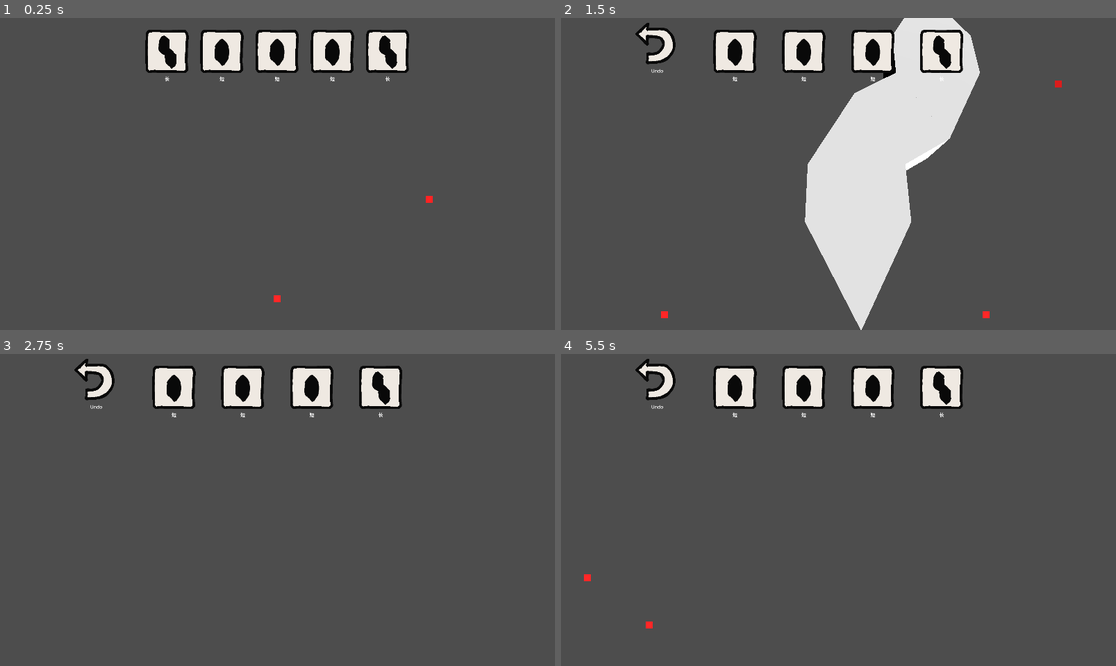
Above: before the commit, frames 1-4 (two rows, left to right).
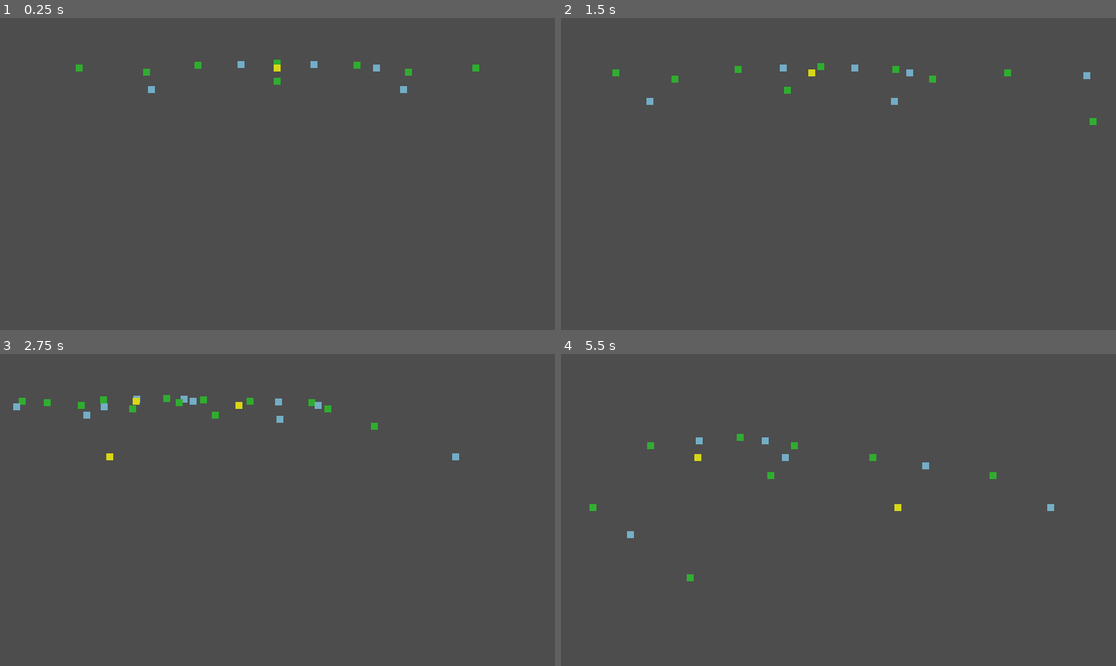
Above: after the commit, the same moments.

Repository: justfordoener/schmuck-of-schmiles
Game: Godot game, scene res://scenes/module_sandbox.tscn
The game is run twice, just before and just after one commit, with the same random seed, the same clock (stepped at 60 frames per second) and the same inputs.
Inputs (mouse positions are in pixels of both pictures, inside the frame that each line leads up to):
- Up to frame 1 (0.25 s): no input
- Up to frame 2 (1.5 s): click (727, 52) at 0.52 s; tap Enter at 1.25 s; move the mouse to (960, 158) at 1.27 s; hold D (move_right) from 1.28 s (still down); click (960, 158) at 1.35 s
- Up to frame 3 (2.75 s): move the mouse to (166, 525) at 2.02 s; release D (move_right) at 2.03 s; hold S (move_back) from 2.03 s (still down); tap Z (mouse_wheel_down) at 2.1 s
- Up to frame 4 (5.5 s): move the mouse to (894, 441) at 2.77 s; release S (move_back) at 2.78 s; hold D (move_right) 2.78-3.53 s; tap one key every 0.75 s from 2.85 s: X (mouse_wheel_up) Mouse wheel up (move_down) Mouse wheel down (move_up) Middle mouse button (rotate); move the mouse to (810, 572) at 3.52 s; hold W (move_forward) 3.53-4.28 s; move the mouse to (1005, 556) at 4.27 s; hold A (move_left) from 4.28 s (still down); move the mouse to (672, 463) at 5.02 s

The runs differ from the first frame. In frame 1, 5.6% of the frame differs, in the area x 13-87%, y 3-92%; in frame 2, 19%, in the area x 9-97%, y 0-100%; in frame 3, 5.2%; in frame 4, 5.2%.

Commit message:
#154 Fixed grid datastructure
works now using Vector3 instead of Vector3i as index for grid dict

Diff:
--- a/scenes/camera.tscn
+++ b/scenes/camera.tscn
@@ -3,7 +3,6 @@
 [ext_resource type="Script" uid="uid://bg6hpcnpykqce" path="res://scripts/player_controller/camera.gd" id="1_cvpoc"]
 
 [node name="Camera" type="Node3D"]
-transform = Transform3D(1, 0, 0, 0, 1, 0, 0, 0, 1, 0, 0.2698053, 0.45223695)
 script = ExtResource("1_cvpoc")
 
 [node name="Camera3D" type="Camera3D" parent="."]
--- a/scenes/module_sandbox.tscn
+++ b/scenes/module_sandbox.tscn
@@ -13,7 +13,7 @@
 transform = Transform3D(1, 0, 0, 0, 0.6655952, 0.746313, 0, -0.746313, 0.6655952, 2.35254, 6.9790125, 5.7587614)
 
 [node name="CameraController" parent="." instance=ExtResource("3_wgu8i")]
-transform = Transform3D(1, 0, 0, 0, 0.73829055, 0.6744828, 0, -0.6744828, 0.73829055, 0, 1.4584587, -0.023988605)
+visible = false
 
 [node name="GridManager" parent="." instance=ExtResource("4_jed05")]
 camera_path = NodePath("../CameraController")
@@ -21,4 +21,5 @@
 [node name="PlacementManager" parent="." instance=ExtResource("6_wgu8i")]
 
 [node name="UIManager" parent="." instance=ExtResource("5_c2dvl")]
+visible = false
 tile_card_directory = "res://scenes/user_interface/tile cards"
--- a/scripts/globals/grid.gd
+++ b/scripts/globals/grid.gd
@@ -3,7 +3,7 @@
 # - cube coordinates for grid calculations
 # for reference use: https://www.redblobgames.com/grids/cube_coords/#basics
 
-var grid : Dictionary[Vector3i, Cell]
+var grid : Dictionary[Vector3, Cell]
 
 var corn_mesh : ArrayMesh
 var face_mesh : ArrayMesh
@@ -12,21 +12,20 @@
 func _ready() -> void:
 	grid = {}
 	_initialize_grid_layers()
-	_initialize_layer_mesh(corn_mesh, "CornCell")
-	_initialize_layer_mesh(face_mesh, "FaceCell")
-	_initialize_layer_mesh(edge_mesh, "EdgeCell")
+	_initialize_layer_mesh(corn_mesh, "CornCell", Color.YELLOW)
+	_initialize_layer_mesh(face_mesh, "FaceCell", Color.SKY_BLUE)
+	_initialize_layer_mesh(edge_mesh, "EdgeCell", Color.LIME_GREEN)
 
-
-func _initialize_layer_mesh(mesh : ArrayMesh, class_name_string : String) -> void:
+func _initialize_layer_mesh(mesh : ArrayMesh, class_name_string : String, color : Color) -> void:
 	var mesh_array = []
 	mesh_array.resize(Mesh.ARRAY_MAX)
 	var mesh_verts = PackedVector3Array()
 	var mesh_indices = PackedInt32Array()
 	var vert_counter = 0
 	print("grid: ", grid.keys())
-	for pos : Vector3i in grid.keys():
+	for pos : Vector3 in grid.keys():
 		if grid[pos].type == class_name_string:
-			var position_axial : Vector3i = grid[pos].axial_position
+			var position_axial : Vector3 = grid[pos].axial_position
 			var position_cartesian = axial_to_cartesian(position_axial)
 			mesh_verts.append(position_cartesian)
 			mesh_indices.append(vert_counter)
@@ -39,24 +38,24 @@
 	mesh_instance.mesh = mesh
 	var mat = StandardMaterial3D.new()
 	mat.use_point_size = true
-	mat.point_size = 10.0 # Make them 10 pixels wide
-	mat.albedo_color = Color.RED # Make them bright red
+	mat.point_size = 10.0
+	mat.albedo_color = color
 	mesh_instance.material_override = mat
 	add_child(mesh_instance)
 
-func _add_edges_and_faces(pos_axial_i : Vector3i) -> void:
-	var arr = axial_ring(pos_axial_i, 1)
-	var index = 0
-	for cell_pos in arr:
-		index += 1
-		if grid.has(cell_pos):
-			continue
-		var grid_index_edge : Vector3i = (cell_pos + pos_axial_i) / 2
-		var edge_cell : EdgeCell = EdgeCell.new(grid_index_edge)
-		grid[grid_index_edge] = edge_cell
-		var grid_index_face : Vector3 = cell_pos + pos_axial_i + arr[index % arr.size()] / 3
-		var face_cell : FaceCell = FaceCell.new(grid_index_face)
-		grid[Vector3i(grid_index_face.round())] = face_cell
+func _add_edges_and_faces(center : Vector3) -> void:
+	var neighbors = axial_ring(center, 1, 2)
+	for i in range(6):
+		var n1 = neighbors[i]
+		var n2 = neighbors[(i + 1) % 6]
+		var grid_index_edge : Vector3 = (center + n1) / 2
+		if not grid.has(grid_index_edge):
+			var edge_cell : EdgeCell = EdgeCell.new(grid_index_edge)
+			grid[grid_index_edge] = edge_cell
+		var grid_index_face : Vector3 = (center + n1 + n2) / 3
+		if not grid.has(grid_index_face):
+			var face_cell : FaceCell = FaceCell.new(grid_index_face)
+			grid[grid_index_face] = face_cell
 
 func _initialize_grid_layers() -> void:
 	corn_mesh = ArrayMesh.new()
@@ -81,20 +80,21 @@
 	add_child(mesh_instance)
 	return mesh_instance
 
-func cartesian_to_axial(cartesian_position : Vector3) -> Vector3i:
-
+func cartesian_to_axial(cartesian_position : Vector3) -> Vector3:
 	var axial_position : Vector3 = Vector3.ZERO
 	axial_position.x = cartesian_position.z * 2./3
 	axial_position.y = cartesian_position.y
 	axial_position.z = cartesian_position.x * sqrt(3)/3 + cartesian_position.z * -1./3
 	return axial_round(axial_position / Layout.CELL_SIZE)
 
-func axial_round(axial_coordinate : Vector3) -> Vector3i:
-	var xgrid : int = round(axial_coordinate.x)
-	var zgrid : int = round(axial_coordinate.z)
-	return Vector3i(int(xgrid), axial_coordinate.y, int(zgrid))
+func axial_round(axial_coordinate : Vector3) -> Vector3:
+	var xgrid : int = roundi(axial_coordinate.x)
+	var zgrid : int = roundi(axial_coordinate.z)
+	var return_vector = Vector3(xgrid, roundi(axial_coordinate.y), zgrid)
+	print("rounding: axial ", axial_coordinate, " rounded: ", return_vector)
+	return return_vector
 
-func axial_to_cartesian(axial_position : Vector3i) -> Vector3:
+func axial_to_cartesian(axial_position : Vector3) -> Vector3:
 	var cartesian_position : Vector3 = Vector3.ZERO
 	cartesian_position.x = axial_position.z * 3. / 2
 	cartesian_position.y = axial_position.y
@@ -119,20 +119,21 @@
 	material.albedo_color = color
 	mesh.material_override = material
 
-func axial_ring(center : Vector3i, radius : int) -> Array[Vector3i]:
-	var results : Array[Vector3i] = [center]
-	var point : Vector3i = center + Layout.AXIAL_DIRECTION[0] * radius * Layout.CELL_SIZE
-	for direction in range(5): # -2 because we don't want up and down here
-		for i in range(0, radius):
+func axial_ring(center : Vector3, radius : int, step : int) -> Array[Vector3]:
+	var cell_size = Layout.CELL_SIZE
+	var results : Array[Vector3] = []
+	var point : Vector3 = center + Layout.AXIAL_DIRECTION[0] * radius * cell_size * step
+	for direction in range(6): # -2 because we don't want up and down here
+		for i in range(0, step * radius, step):
 			results.append(point)
-			point = point - Layout.AXIAL_DIRECTION[(direction + 4) % 6] # +4 because we want to choose the hexdirection that matches our circle direction
+			point = point + cell_size * step * Layout.AXIAL_DIRECTION[(direction + 2) % 6] # +4 because we want to choose the hexdirection that matches our circle direction
 	return results
 
-func axial_spiral(center : Vector3i, radius : int) -> Array[Vector3i]:
-	var results : Array[Vector3i] = [center]
-	for i : int in range(0, radius + 1):
-		var ring : Array[Vector3i] = axial_ring(center, i)
-		for elem : Vector3i in ring:
+func axial_spiral(center : Vector3, radius : int) -> Array[Vector3]:
+	var results : Array[Vector3] = [center]
+	for i : int in range(1, radius + 1):
+		var ring : Array[Vector3] = axial_ring(center, i, 2)
+		for elem : Vector3 in ring:
 			results.append(elem)
 	return results
 
--- a/scripts/globals/layout.gd
+++ b/scripts/globals/layout.gd
@@ -1,30 +1,30 @@
 extends Node
 
-var CELL_SIZE   : int = 1 # length of a triangle cell edge on the trigrid
+var CELL_SIZE   : int = 2 # length of a triangle cell edge on the trigrid
 var CELL_STATE  : int = 1
 var GRID_RADIUS : int = 1
 var GRID_HEIGHT : int = 1
-var CENTER_TILE_EUCLIDIC : Vector3i = Vector3(0,0,0)
-var CENTER_TILE_AXIAL : Vector3i = Vector3i(0,0,0)
-var CUBIC_DIRECTION : Dictionary[int, Vector3i] = {
-	0: Vector3i(0, -1,  1),	# top
-	1: Vector3i(1, -1,  0),	# top right
-	2: Vector3i(1,  0, -1),	# bottom right
-	3: Vector3i(0,  1,  -1),	# bottom
-	4: Vector3i(-1, 1,  0),	# bottom left
-	5: Vector3i(-1,  0,  1)	# top left
+var CENTER_TILE_EUCLIDIC : Vector3 = Vector3(0,0,0)
+var CENTER_TILE_AXIAL : Vector3 = Vector3(0,0,0)
+var CUBIC_DIRECTION : Dictionary[int, Vector3] = {
+	0: Vector3(0, -1,  1),	# top
+	1: Vector3(1, -1,  0),	# top right
+	2: Vector3(1,  0, -1),	# bottom right
+	3: Vector3(0,  1,  -1),	# bottom
+	4: Vector3(-1, 1,  0),	# bottom left
+	5: Vector3(-1,  0,  1)	# top left
 }
 var AXIAL_DIRECTION := {
-	0: Vector3i(1 , 0, 0), 	#top right
-	1: Vector3i(0,  0, 1), 	#right
-	2: Vector3i(-1, 0, 1), 	#bottom right
-	3: Vector3i(-1, 0, 0), 	#bottom left
-	4: Vector3i(0 , 0,-1),	#left
-	5: Vector3i(1 , 0,-1),	#top left
-	6: Vector3i(0 , 1, 0),	#up
-	7: Vector3i(0 ,-1, 0)
+	0: Vector3(1 , 0, 0), 	#top right
+	1: Vector3(0,  0, 1), 	#right
+	2: Vector3(-1, 0, 1), 	#bottom right
+	3: Vector3(-1, 0, 0), 	#bottom left
+	4: Vector3(0 , 0,-1),	#left
+	5: Vector3(1 , 0,-1),	#top left
+	6: Vector3(0 , 1, 0),	#up
+	7: Vector3(0 ,-1, 0)
 }
-var AXIAL_CENTER := Vector3i(0,0,0)
+var AXIAL_CENTER := Vector3(0,0,0)
 
 var TILE_ROTATION_VALUE := {
 	0:    CUBIC_DIRECTION[0],	# facing top
